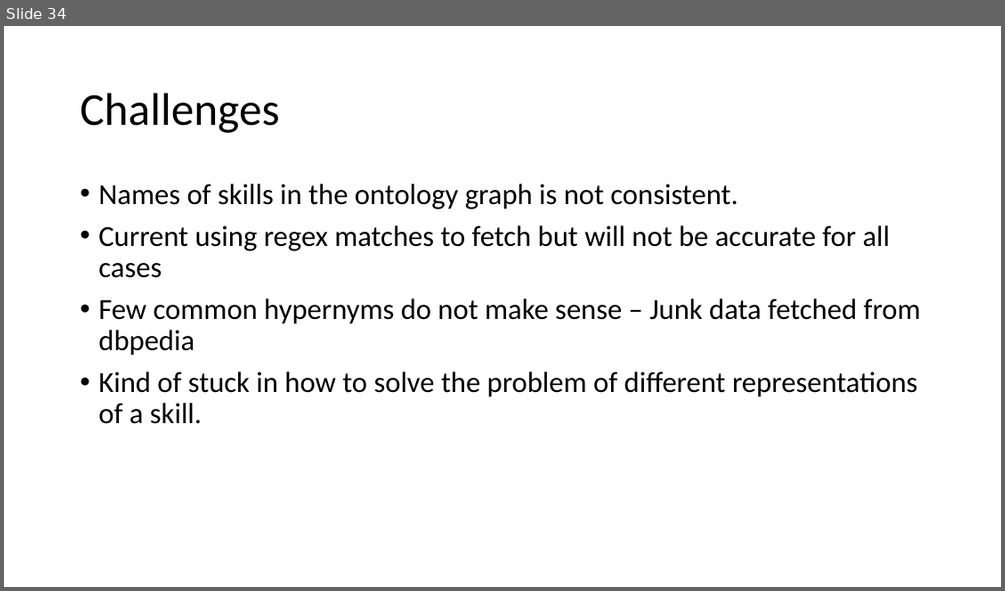
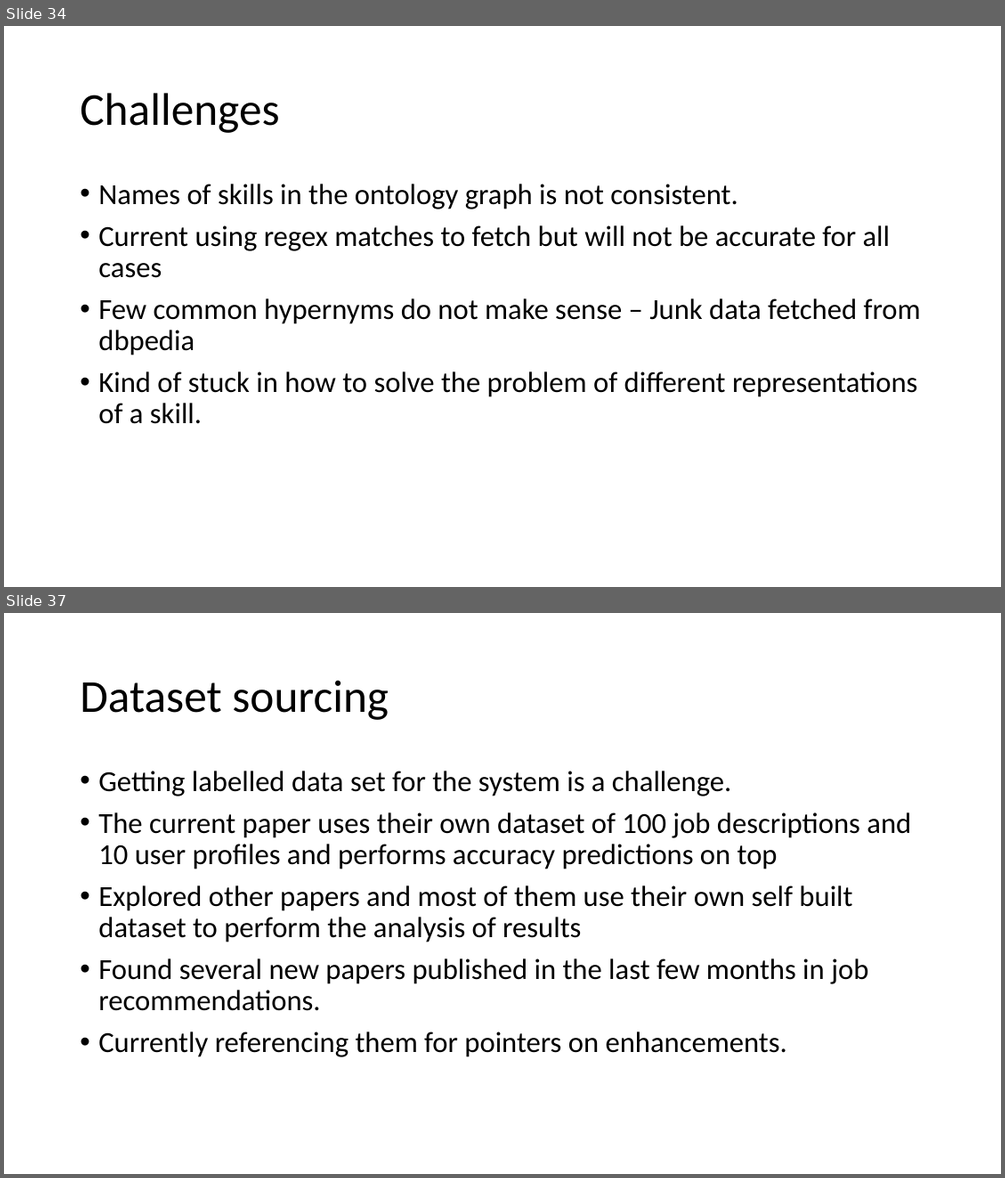
Before and after one commit to yeshbash/CS297, a slide deck: CS297-2.pptx. Shown one above the other, each under a label of ours: slide 34 before the commit, slides 34 and 37 after it; the slides between them are not shown. The pictures are 1005x591 and 1005x1178 pixels, drawn with LibreOffice and Linux fonts; fonts in the diff are those of the drawing. Boxes give left, top, right and bottom in pixels: in the first picture for what was removed or moved away, otherwise in the second. Text is boxed around its words. In the diff, an @@ line names an element or a change of style, - is before the commit and + after.

```diff
--- a/CS297-2.pptx
+++ b/CS297-2.pptx
@@ slide 37 added at (x1=4, y1=613, x2=1001, y2=1174), background #FFFFFF @@
@@ title added at (x1=80, y1=680, x2=388, y2=720), 44 pt, text #000000 @@
+Dataset sourcing
@@ text added at (x1=98, y1=771, x2=911, y2=1057), 28 pt, text #000000 @@
+• Getting labelled data set for the system is a challenge.
+• The current paper uses their own dataset of 100 job descriptions and 10 user profiles and performs accuracy predictions on top
+• Explored other papers and most of them use their own self built dataset to perform the analysis of results
+• Found several new papers published in the last few months in job recommendations.
+• Currently referencing them for pointers on enhancements.
```
Also in this commit, not shown: 2 other slides added, 1 other file.
